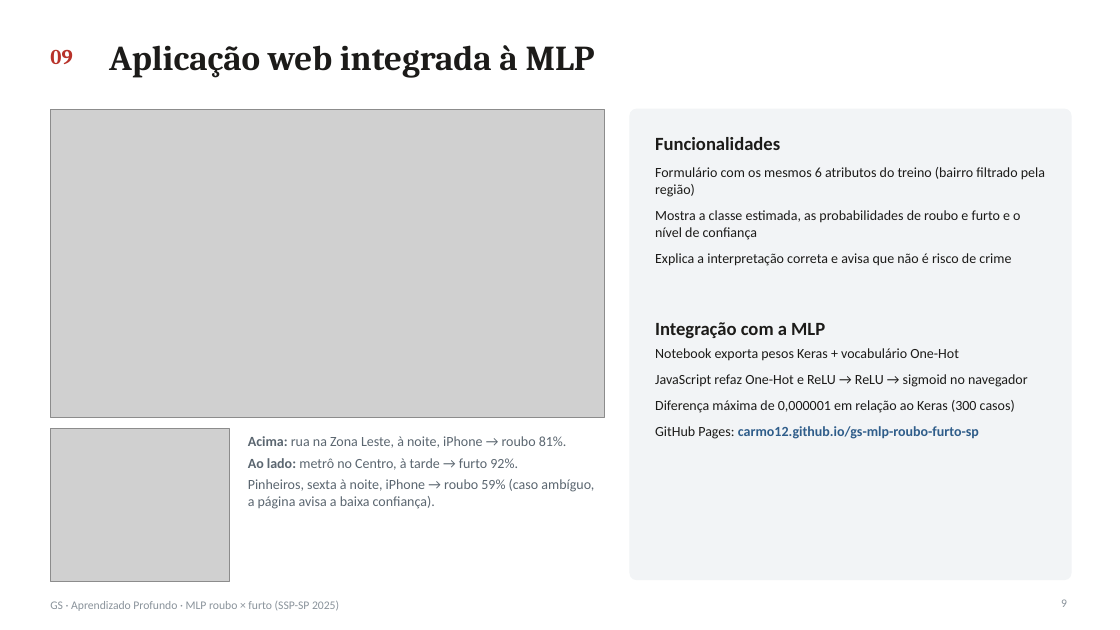
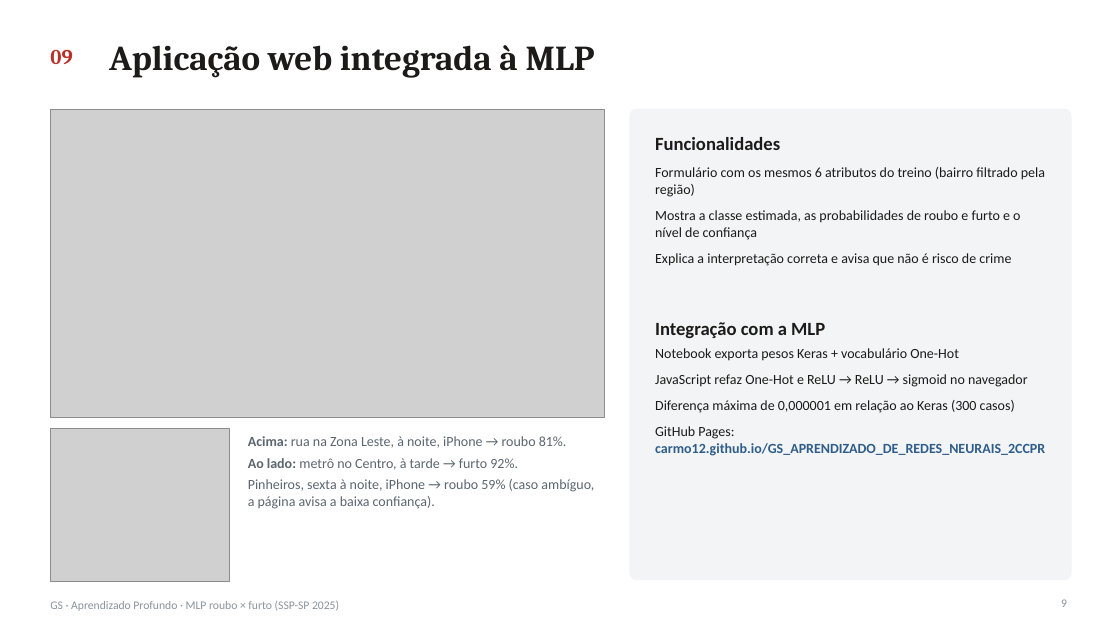
Before and after one commit to carmo12/GS_APRENDIZADO_DE_REDES_NEURAIS_2CCPR, a slide deck: slide 9 of relatorio/Relatorio_MLP_Roubo_Furto.pptx. Drawn at 1120x630 pixels with LibreOffice and Linux fonts; fonts in the diff are those of the drawing; grey boxes stand for pictures. Boxes give left, top, right and bottom in pixels: in the first picture for what was removed or moved away, otherwise in the second. Text is boxed around its words. In the diff, an @@ line names an element or a change of style, - is before the commit and + after.

```diff
--- a/relatorio/Relatorio_MLP_Roubo_Furto.pptx
+++ b/relatorio/Relatorio_MLP_Roubo_Furto.pptx
@@ text at <box>655,426,1045,456</box>: text changed @@
-GitHub Pages: carmo12.github.io/gs-mlp-roubo-furto-sp
+GitHub Pages: carmo12.github.io/GS_APRENDIZADO_DE_REDES_NEURAIS_2CCPR
```
Also in this commit, not shown: 14 other files.
